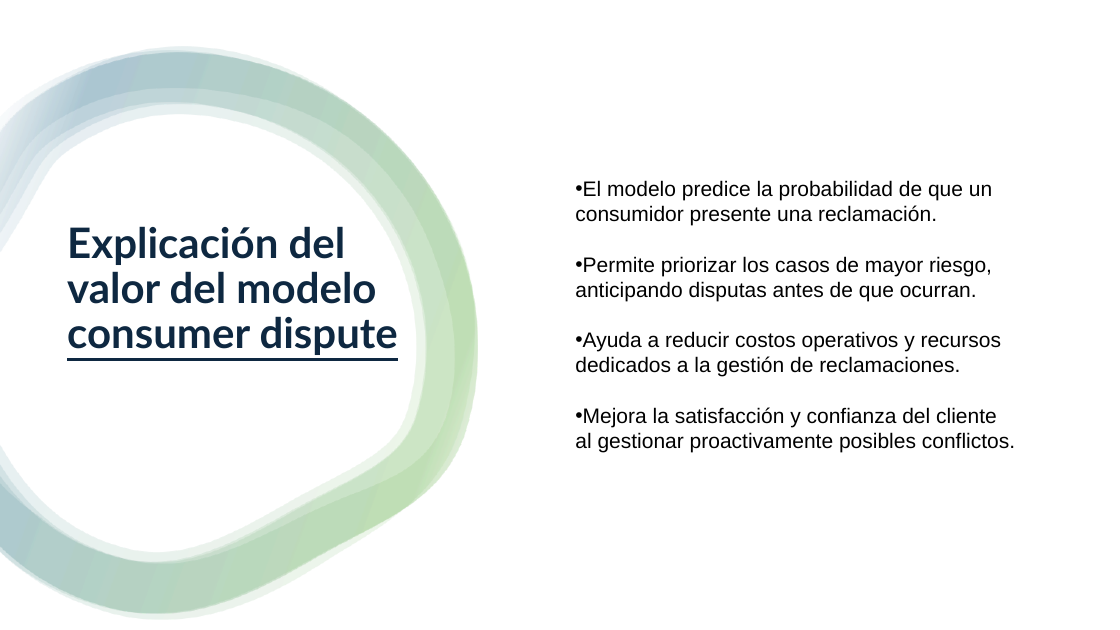
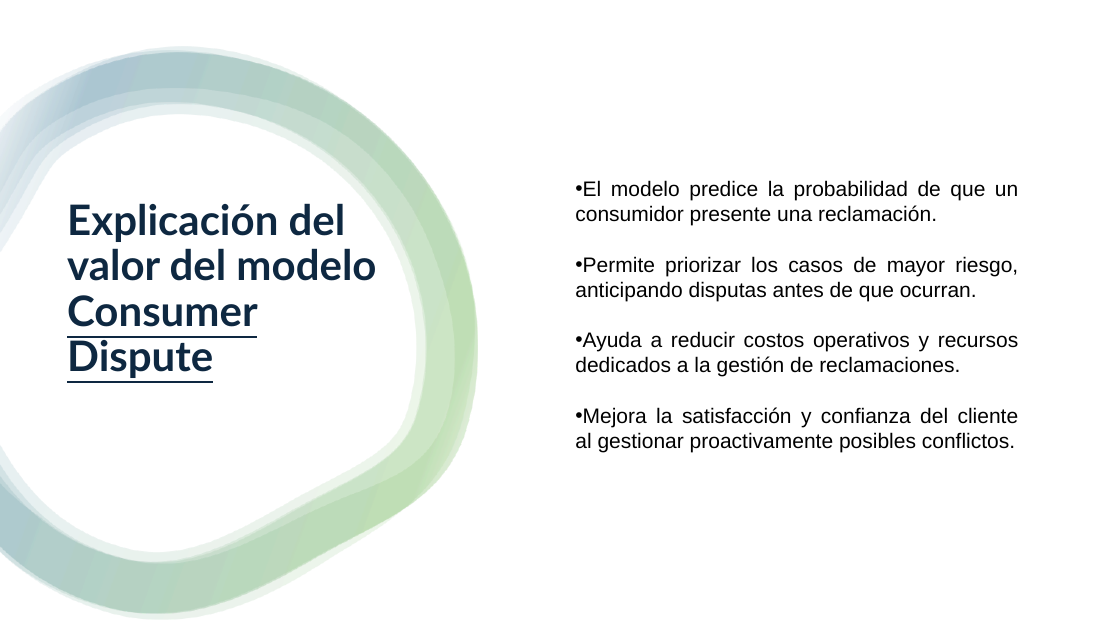
Before and after one commit to UnaiFam/Projecto-Final-ML, a slide deck: slide 6 of docs/Presentacion de negocio.pptx. Drawn at 1120x630 pixels with LibreOffice and Linux fonts; fonts in the diff are those of the drawing. Boxes give left, top, right and bottom in pixels: in the first picture for what was removed or moved away, otherwise in the second. Text is boxed around its words. In the diff, an @@ line names an element or a change of style, - is before the commit and + after.

```diff
--- a/docs/Presentacion de negocio.pptx
+++ b/docs/Presentacion de negocio.pptx
@@ text "El modelo predice la probabilidad ..." at box(575, 180, 1019, 453): alignment left to justified @@
@@ title at box(67, 203, 376, 378): text changed @@
-Explicación del valor del modelo consumer dispute
+Explicación del valor del modelo Consumer Dispute
```
Also in this commit, not shown: 8 other slides changed, 1 slide removed, 9 other files.
